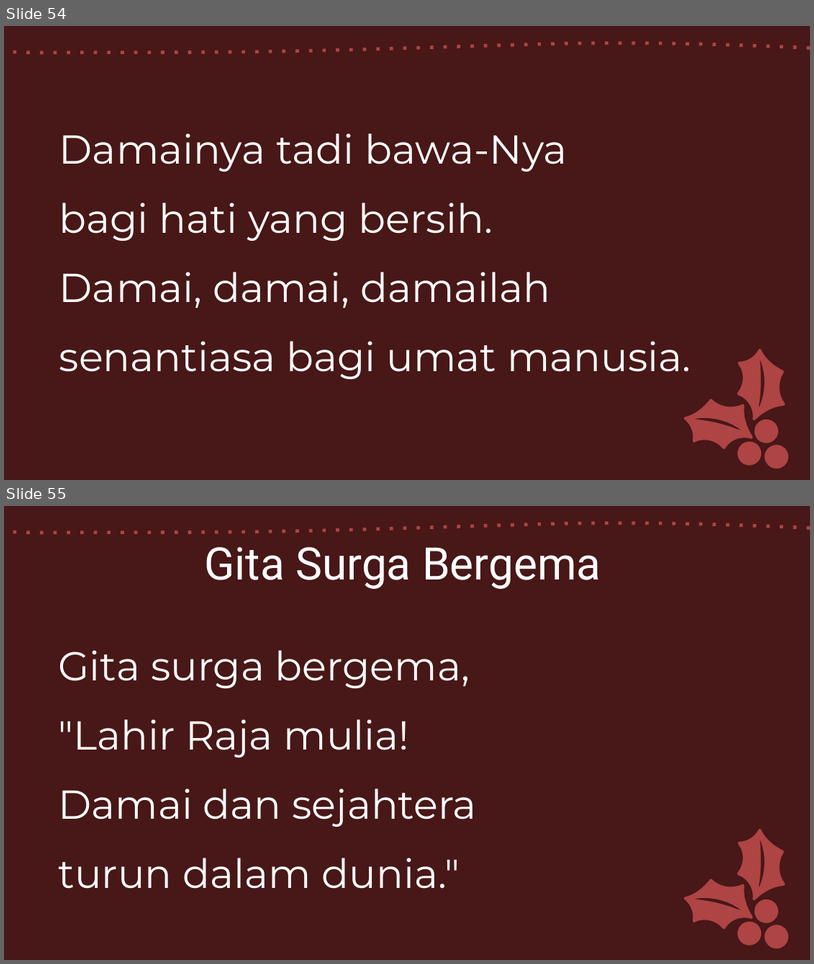
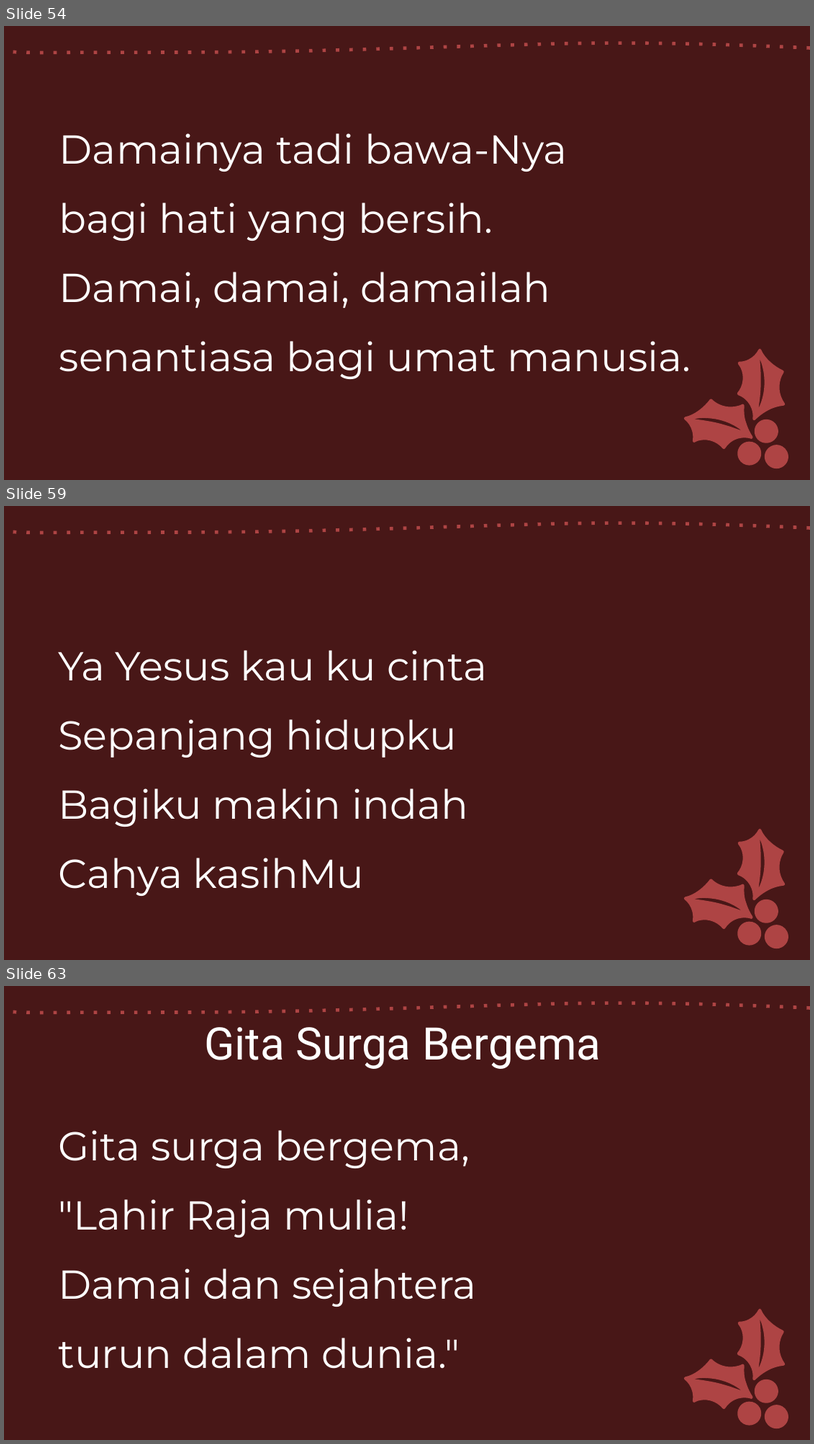
Before and after one commit to laurensius/Slide_Misa_KRC, a slide deck: 2020 12 tanggal 24 - 25/Misa hari raya natal jam 09.00 WIB - Indo - Proses.pptx. Shown one above the other, each under a label of ours: slides 54 and 55 before the commit, slides 54, 59 and 63 after it; the slides between them are not shown. The pictures are 814x964 and 814x1444 pixels, drawn with LibreOffice and Linux fonts; fonts in the diff are those of the drawing. Boxes give left, top, right and bottom in pixels: in the first picture for what was removed or moved away, otherwise in the second. Text is boxed around its words. In the diff, an @@ line names an element or a change of style, - is before the commit and + after.

```diff
--- a/2020 12 tanggal 24 - 25/Misa hari raya natal jam 09.00 WIB - Indo - Proses.pptx
+++ b/2020 12 tanggal 24 - 25/Misa hari raya natal jam 09.00 WIB - Indo - Proses.pptx
@@ slide 59 added at [4, 506, 810, 960], background #481818; not listed: 6 template elements that a slide beside it also shows @@
@@ text added at [58, 650, 488, 896], 36 pt, text #FFFFFF @@
+Ya Yesus kau ku cinta
+Sepanjang hidupku
+Bagiku makin indah
+Cahya kasihMu
@@ what was slide 55 is now slide 63 @@
```
Also in this commit, not shown: 7 other slides added, 7 other files.
